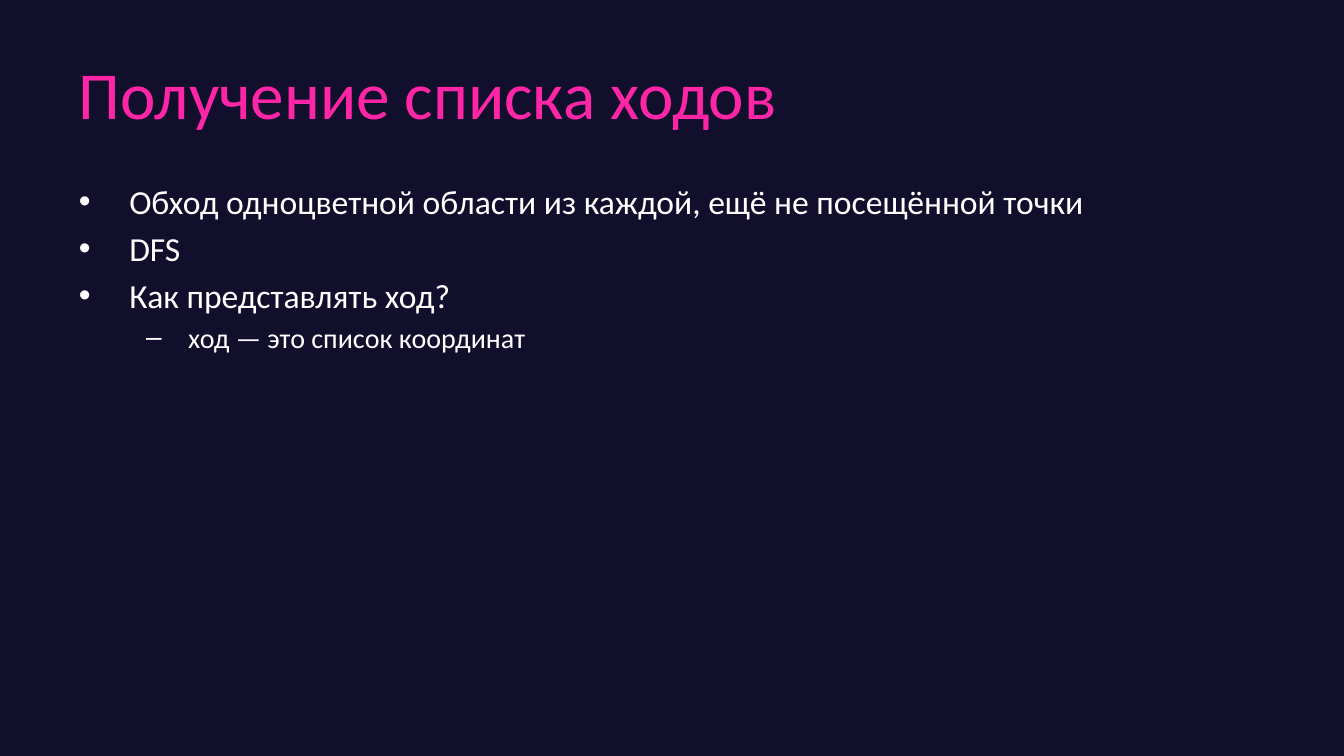
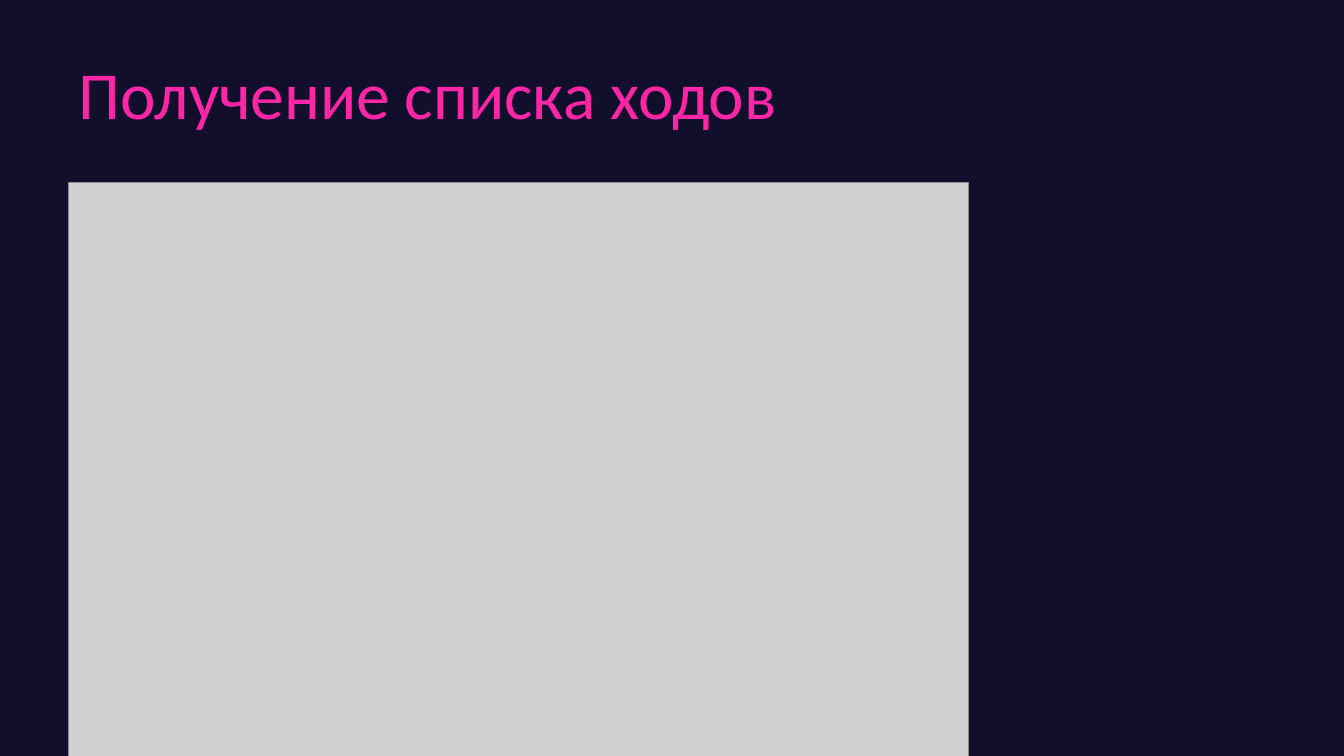
Before and after one commit to game-ai-course/game-ai-school, a slide deck: slide 17 of slides/online_4dx1.5h/day2-greedy.pptx (slide 14 before the commit). Drawn at 1344x756 pixels with LibreOffice and Linux fonts; fonts in the diff are those of the drawing; grey boxes stand for pictures. Boxes give left, top, right and bottom in pixels: in the first picture for what was removed or moved away, otherwise in the second. Text is boxed around its words. In the diff, an @@ line names an element or a change of style, - is before the commit and + after.

```diff
--- a/slides/online_4dx1.5h/day2-greedy.pptx
+++ b/slides/online_4dx1.5h/day2-greedy.pptx
@@ picture added at [69,182,968,756] @@
@@ text removed at [129,191,1083,353] @@
-• Обход одноцветной области из каждой, ещё не посещённой точки
-• DFS
-• Как представлять ход?
-  – ход — это список координат
```
Also in this commit, not shown: 8 other slides changed, 5 slides added, 1 slide removed, 1 other file.
